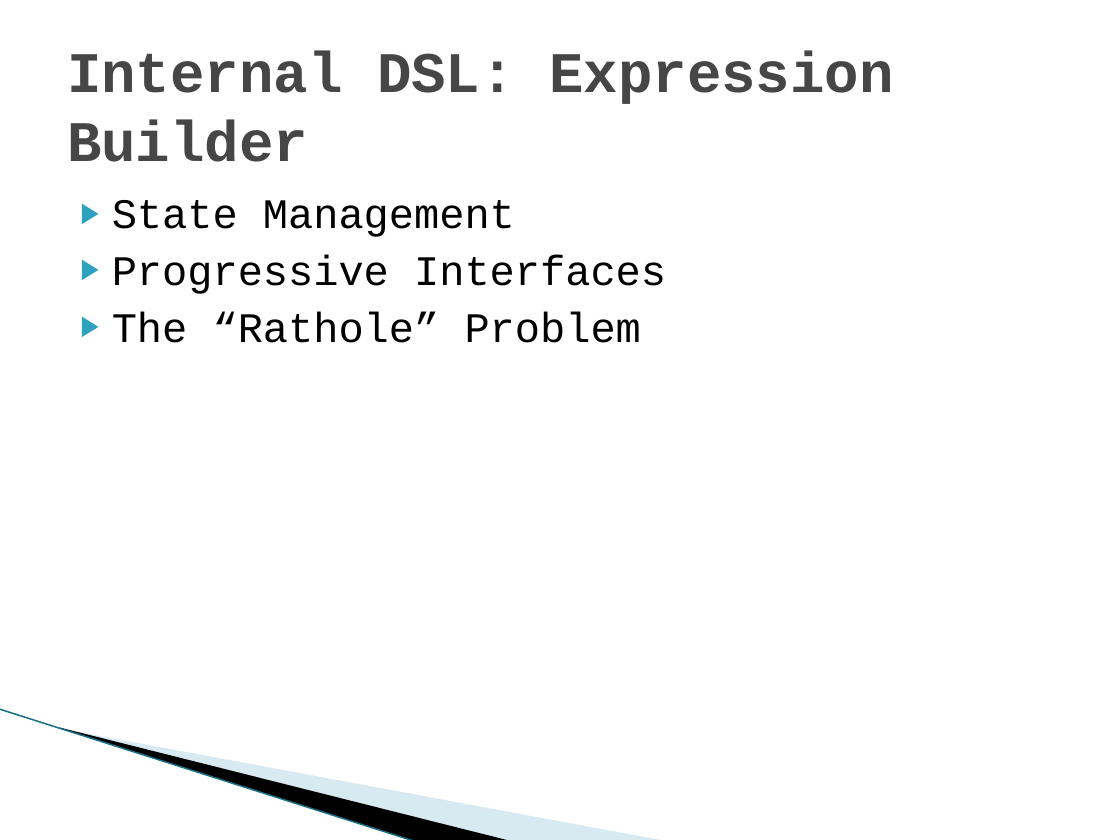
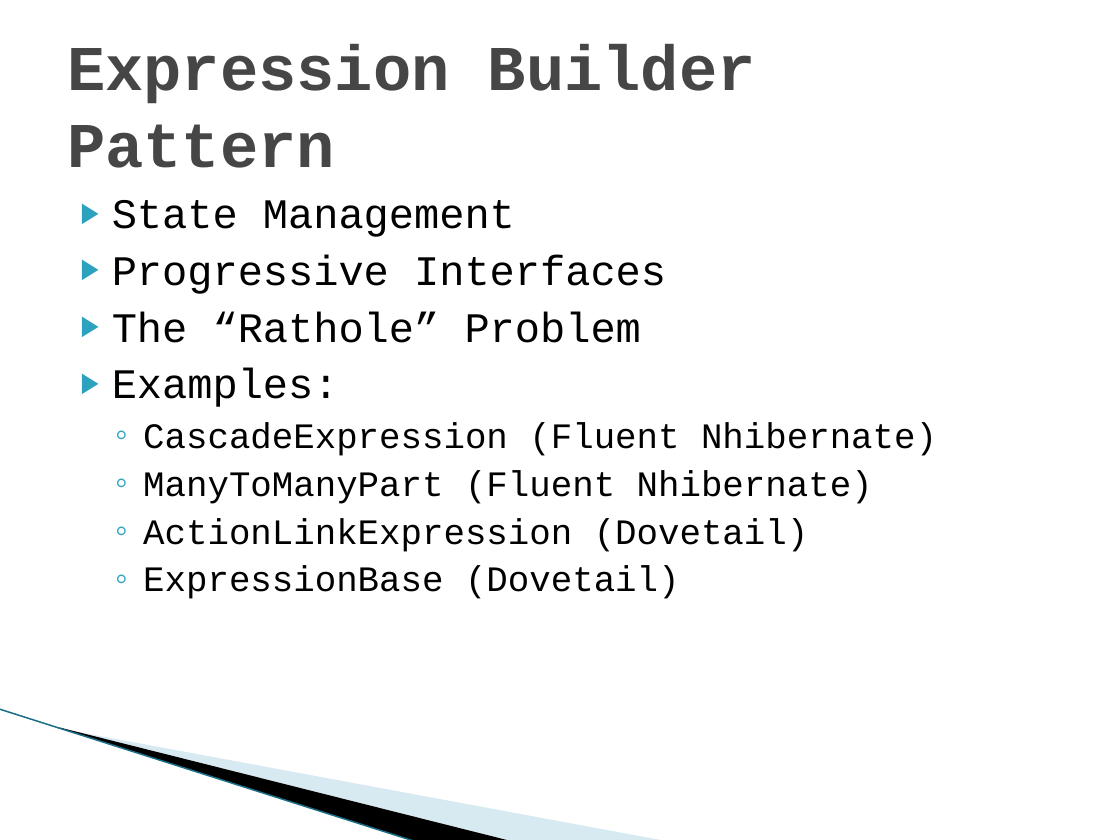
Before and after one commit to diabluchanskyi/pablo, a slide deck: slide 17 of presentations/chadmyers/InternalDSLs/doc/Internal Domain-specific Languages in CSharp.pptx (slide 10 before the commit). Drawn at 1120x840 pixels with LibreOffice and Linux fonts; fonts in the diff are those of the drawing; background and template pictures are left out. Boxes give left, top, right and bottom in pixels: in the first picture for what was removed or moved away, otherwise in the second. Text is boxed around its words. In the diff, an @@ line names an element or a change of style, - is before the commit and + after.

```diff
--- a/presentations/chadmyers/InternalDSLs/doc/Internal Domain-specific Languages in CSharp.pptx
+++ b/presentations/chadmyers/InternalDSLs/doc/Internal Domain-specific Languages in CSharp.pptx
@@ title at (67, 45, 756, 168): text changed; size 36.9 to 41 pt @@
-Internal DSL: Expression Builder
+Expression Builder Pattern
@@ text at (112, 368, 937, 599): paragraphs added @@
+▶ Examples:
+  ◦ CascadeExpression (Fluent Nhibernate)
+  ◦ ManyToManyPart (Fluent Nhibernate)
+  ◦ ActionLinkExpression (Dovetail)
+  ◦ ExpressionBase (Dovetail)
```
Also in this commit, not shown: 1 other slide changed, 12 slides added, 11 other files.
